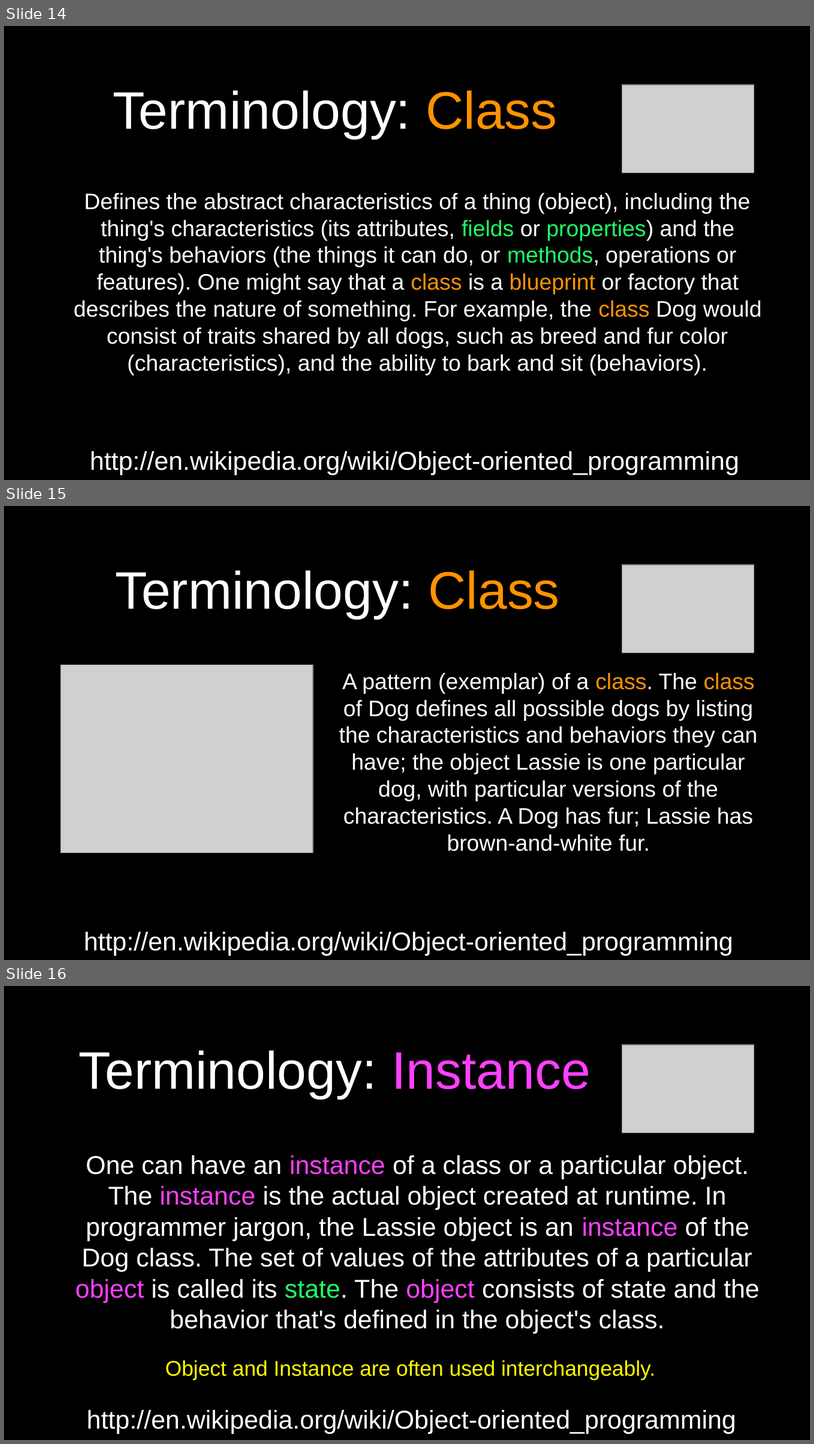
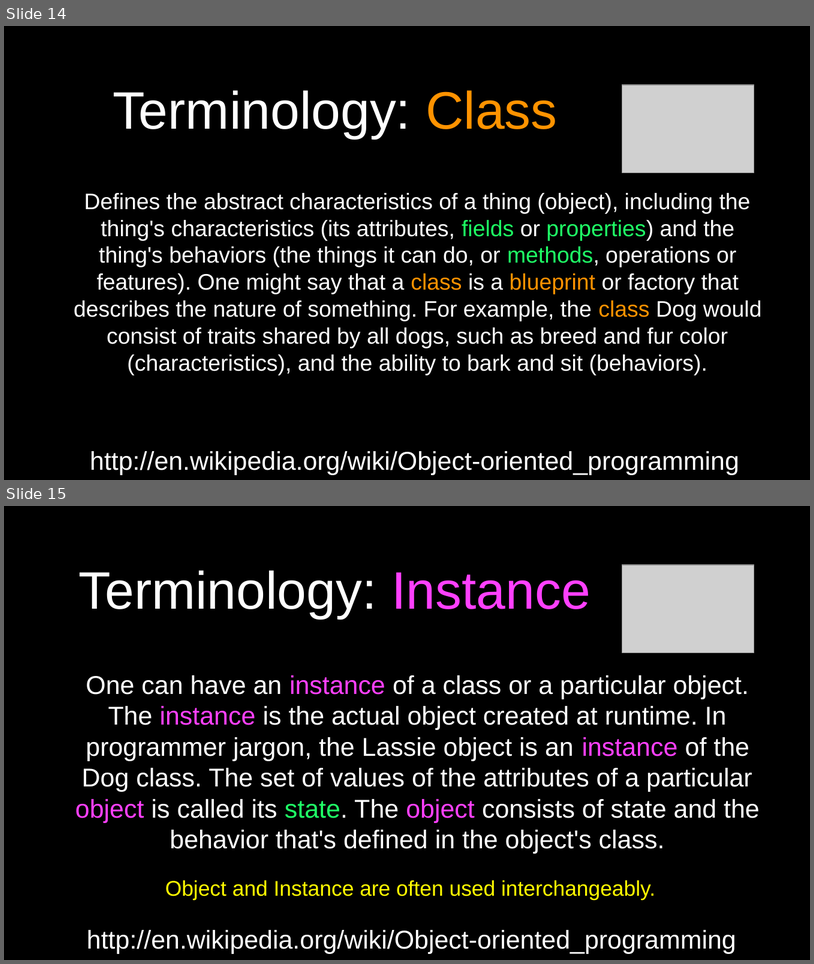
Before and after one commit to csev/py4e, a slide deck: lectures3/Pythonlearn-14-Objects.pptx. Shown one above the other, each under a label of ours: slides 14, 15 and 16 before the commit, slides 14 and 15 after it. The pictures are 814x1444 and 814x964 pixels, drawn with LibreOffice and Linux fonts; fonts in the diff are those of the drawing; grey boxes stand for pictures. Boxes give left, top, right and bottom in pixels: in the first picture for what was removed or moved away, otherwise in the second. Text is boxed around its words. In the diff, an @@ line names an element or a change of style, - is before the commit and + after.

```diff
--- a/lectures3/Pythonlearn-14-Objects.pptx
+++ b/lectures3/Pythonlearn-14-Objects.pptx
@@ slide 15 removed at bbox=[4, 506, 810, 960], background #000000; not listed: 1 template element that a slide beside it also shows @@
@@ title removed at bbox=[115, 570, 560, 618] @@
-Terminology: Class
@@ picture removed at bbox=[623, 565, 755, 653] @@
@@ picture removed at bbox=[60, 665, 313, 853] @@
@@ text removed at bbox=[339, 673, 758, 851] @@
-A pattern (exemplar) of a class. The class of Dog defines all possible dogs by listing the characteristics and behaviors they can have; the object Lassie is one particular dog, with particular versions of the characteristics. A Dog has fur; Lassie has brown-and-white fur.
@@ text removed at bbox=[84, 931, 734, 955] @@
-http://en.wikipedia.org/wiki/Object-oriented_programming
@@ what was slide 16 is now slide 15 @@
```
Also in this commit, not shown: 4 slides changed, 1 slide added.
